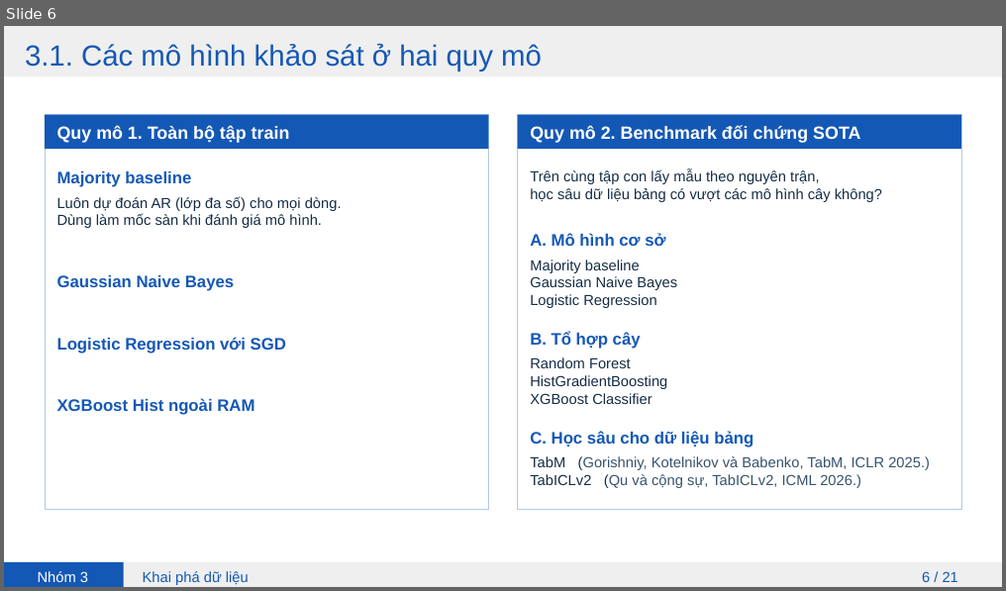
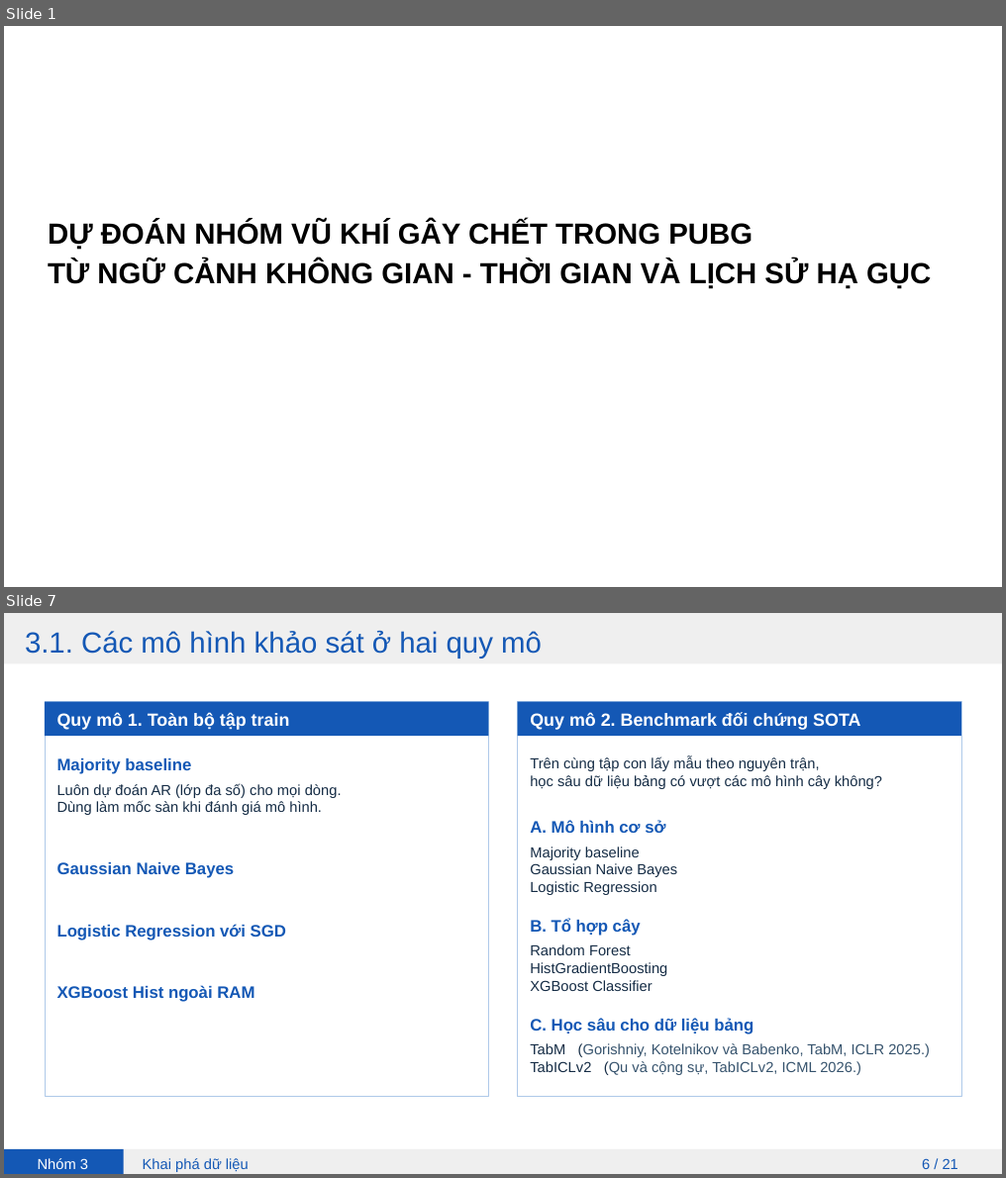
Before and after one commit to kttt294/PUBG-Weapon-Groups, a slide deck: docs/Thuyet_trinh_PUBG.pptx. Shown one above the other, each under a label of ours: slide 6 before the commit, slides 1 and 7 after it; the slides between them are not shown. The pictures are 1006x591 and 1006x1178 pixels, drawn with LibreOffice and Linux fonts; fonts in the diff are those of the drawing; background and template pictures are left out. Boxes give left, top, right and bottom in pixels: in the first picture for what was removed or moved away, otherwise in the second. Text is boxed around its words. In the diff, an @@ line names an element or a change of style, - is before the commit and + after.

```diff
--- a/docs/Thuyet_trinh_PUBG.pptx
+++ b/docs/Thuyet_trinh_PUBG.pptx
@@ slide 1 added at bbox=[4, 26, 1002, 587], background picture (left out) @@
@@ text added at bbox=[48, 221, 752, 250], 28 pt, text #000000, bold @@
+DỰ ĐOÁN NHÓM VŨ KHÍ GÂY CHẾT TRONG PUBG
@@ text added at bbox=[48, 261, 931, 289], 28 pt, text #000000, bold @@
+TỪ NGỮ CẢNH KHÔNG GIAN - THỜI GIAN VÀ LỊCH SỬ HẠ GỤC
@@ what was slide 6 is now slide 7 @@
```
Also in this commit, not shown: 1 slide changed, 4 other slides added, 5 slides removed, 1 other file.
